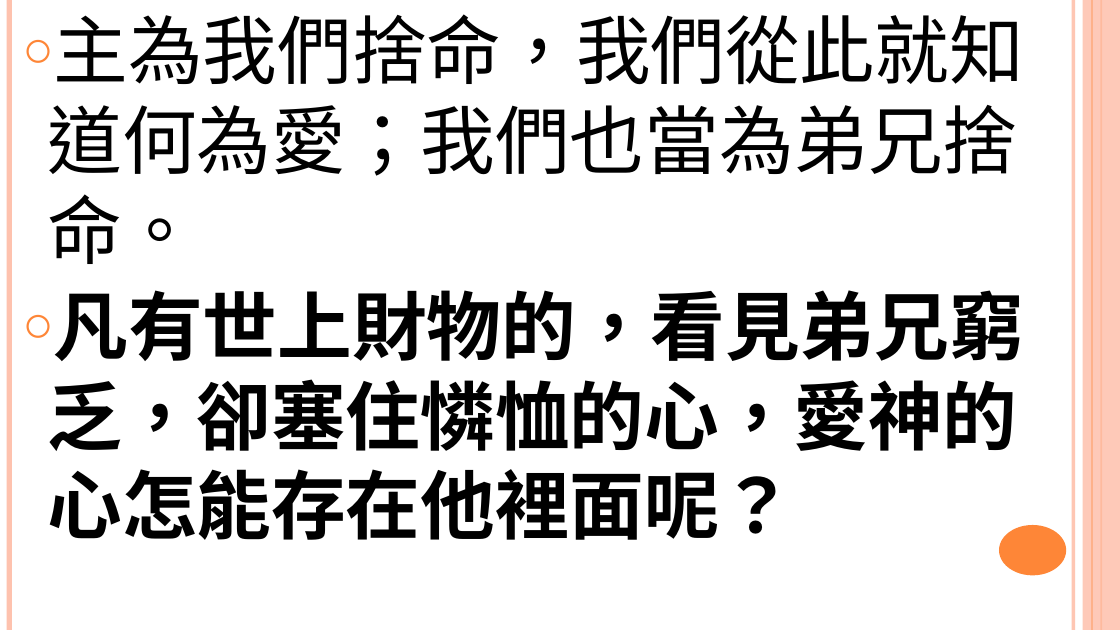
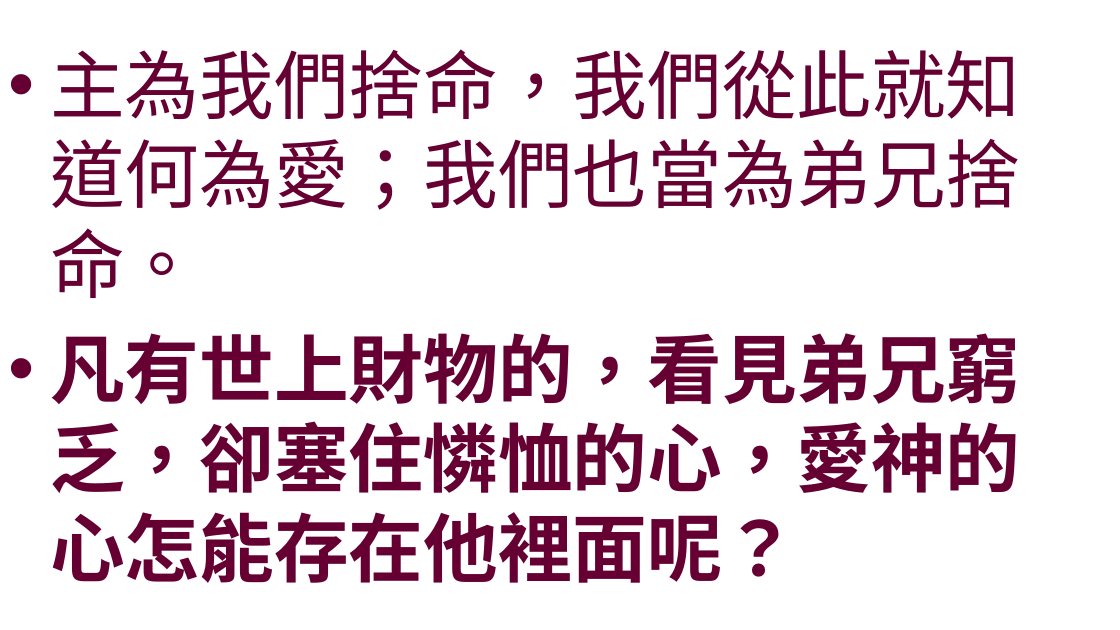
Before and after one commit to batisuoc/worship-resources, a slide deck: slide 2 of 77切實相愛.pptx. Drawn at 1120x630 pixels with LibreOffice and Linux fonts; fonts in the diff are those of the drawing; background and template pictures are left out. Boxes give left, top, right and bottom in pixels: in the first picture for what was removed or moved away, otherwise in the second. Text is boxed around its words. In the diff, an @@ line names an element or a change of style, - is before the commit and + after.

```diff
--- a/77切實相愛.pptx
+++ b/77切實相愛.pptx
@@ text "主為我們捨命，我們從此就知道何為愛；我們也當為弟兄捨命。": place and size @@
-text "主為我們捨命，我們從此就知道何為愛；我們也當為弟兄捨命。" at (47,14,1024,540)
+text "主為我們捨命，我們從此就知道何為愛；我們也當為弟兄捨命。" at (50,49,1020,583)
@@ text "主為我們捨命，我們從此就知道何為愛；我們也當為弟兄捨命。" at (50,49,1020,583): text colour #000000 to #660033; bullet ○ to •; more space between paragraphs; vertical alignment top to middle @@
@@ line removed from (9, 0) to (9, 630) @@
@@ line removed from (1074, 0) to (1074, 630) @@
@@ rectangle removed at (1083,0,1120,630) @@
@@ line removed from (1092, 0) to (1092, 630) @@
@@ line removed from (1102, 0) to (1102, 630) @@
@@ ellipse removed at (999,525,1066,576) @@
```
Also in this commit, not shown: 7 other slides changed, 1 slide removed.
